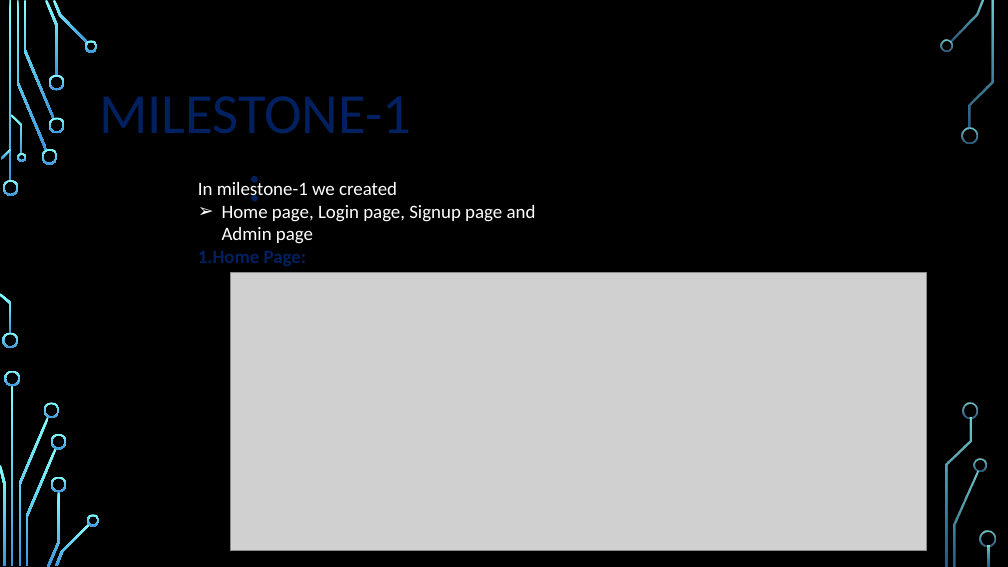
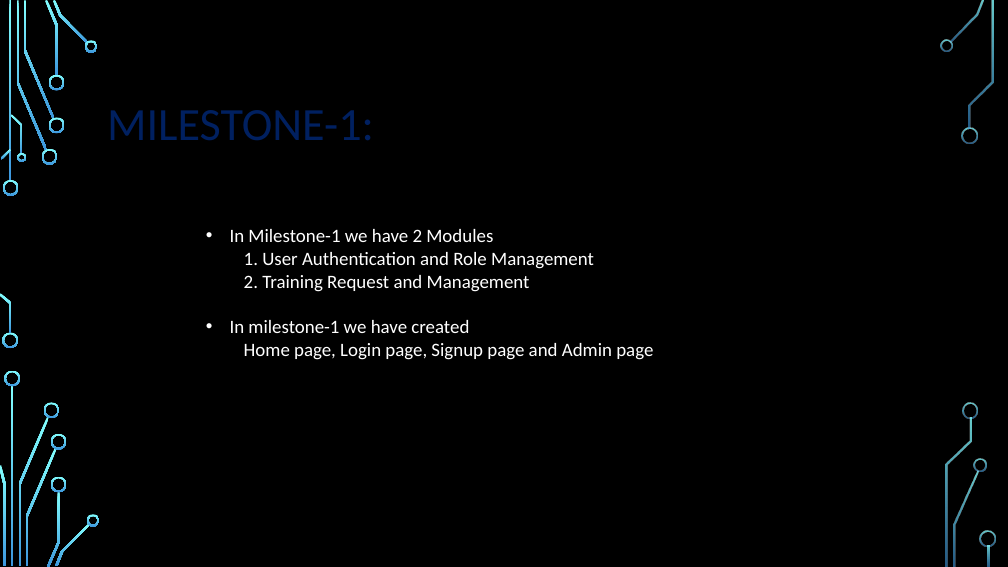
Before and after one commit to Jabitha2003/LMS-PROJECT, a slide deck: slide 7 of LMS-PPT.pptx (slide 4 before the commit). Drawn at 1008x567 pixels with LibreOffice and Linux fonts; fonts in the diff are those of the drawing; grey boxes stand for pictures; background and template pictures are left out. Boxes give left, top, right and bottom in pixels: in the first picture for what was removed or moved away, otherwise in the second. Text is boxed around its words. In the diff, an @@ line names an element or a change of style, - is before the commit and + after.

Commit message:
updated sth

```diff
--- a/LMS-PPT.pptx
+++ b/LMS-PPT.pptx
@@ text "MILESTONE-1:" moved from (x1=217, y1=180, x2=308, y2=201) to (x1=248, y1=229, x2=340, y2=242) @@
@@ text "MILESTONE-1:" at (x1=248, y1=229, x2=340, y2=242): size 54 to 44 pt @@
@@ text at (x1=230, y1=229, x2=653, y2=360): paragraph removed @@
-1.Home Page:
@@ text "In Milestone-1 we have 2 ..." moved from (x1=198, y1=182, x2=536, y2=244) to (x1=230, y1=229, x2=653, y2=360) @@
@@ text at (x1=230, y1=229, x2=594, y2=333): text changed @@
-In milestone-1 we created
+• In Milestone-1 we have 2 Modules
+1. User Authentication and Role Management
+2. Training Request and Management
+• In milestone-1 we have created
@@ picture removed at (x1=231, y1=272, x2=926, y2=551) @@
@@ text at (x1=244, y1=343, x2=653, y2=360): bullet ➢ to none @@
```
Also in this commit, not shown: 7 other slides changed, 7 slides added.
